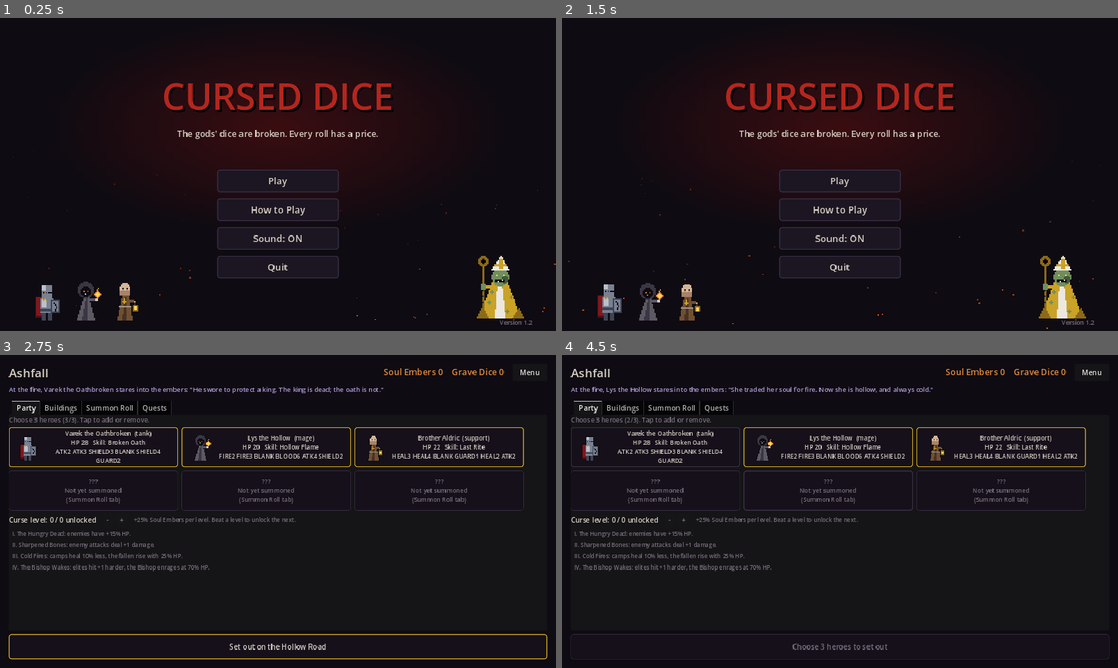
Above: before the commit, frames 1-4 (two rows, left to right).
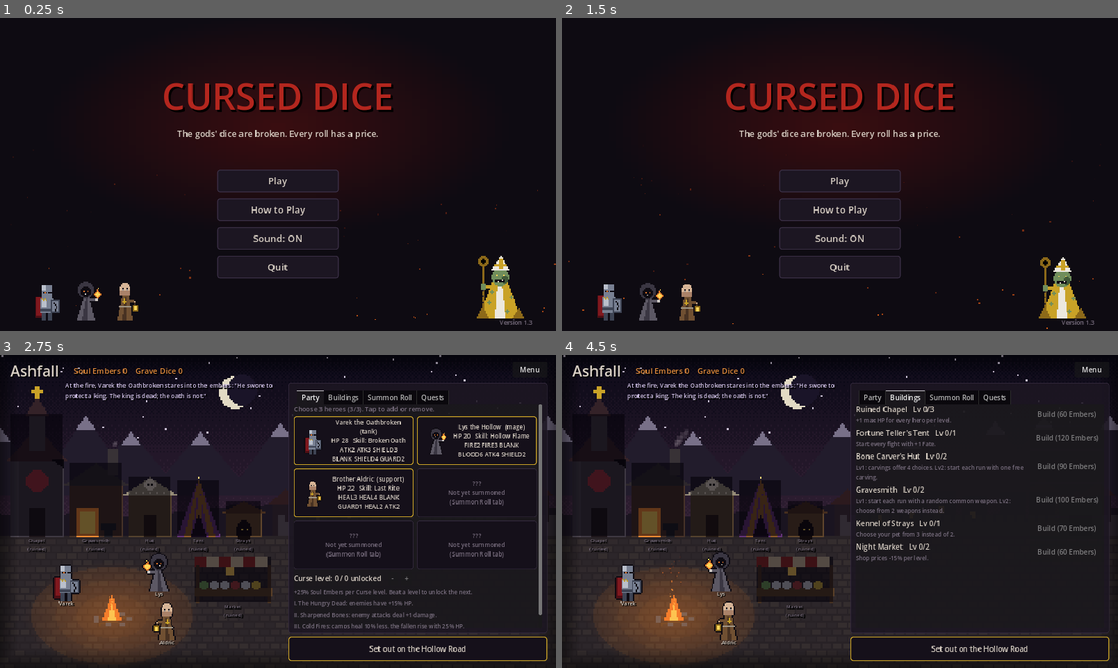
Above: after the commit, the same moments.

Repository: Mellowjelly/The-Curse-dice
Game: Godot game, scene res://scenes/title.tscn
Two runs of this game, one before a commit and one after it. Both use one fixed random seed, a clock stepped at 60 frames per second and the inputs below.
Inputs (mouse positions are in pixels of both pictures, inside the frame that each line leads up to):
- Up to frame 1 (0.25 s): no input
- Up to frame 2 (1.5 s): click "Play" at 0.5 s; click "Menu" at 1.25 s
- Up to frame 3 (2.75 s): click "Play" at 2 s
- Up to frame 4 (4.5 s): click (600, 473) at 2.77 s; click (656, 445) at 3.5 s, where only the run before the commit has a clickable "Varek the Oathbroken (tank) H…"; click (762, 508) at 4.27 s

The runs differ from the first frame. In frame 1, less than 0.1% of the frame differs, in the area x 95-96%, y 97-98%; in frame 2, 0.2%; in frame 3, 26%, in the area x 0-100%, y 0-99%; in frame 4, 24%.

Commit message:
v1.3: illustrated town of Ashfall with buildings that light up when built, campfire party and wandering heroes
Co-Authored-By: Claude Opus 5.5 <noreply@anthropic.com>
Claude-Session: https://claude.ai/code/session_0169VuctPZAUADTBsUJ2z3YB

Diff:
--- a/project.godot
+++ b/project.godot
@@ -6,7 +6,7 @@
 [application]
 
 config/name="Cursed Dice"
-config/version="1.2.0"
+config/version="1.3.0"
 config/description="Dark fantasy dice adventure (prototype)"
 run/main_scene="res://scenes/title.tscn"
 config/features=PackedStringArray("4.3", "GL Compatibility")
--- a/scripts/ui/title_screen.gd
+++ b/scripts/ui/title_screen.gd
@@ -95,7 +95,7 @@
 	if OS.get_name() != "Web":
 		box.add_child(_menu_button("Quit", func(): get_tree().quit()))
 
-	var version := _label("Version 1.2", 14, COL_DIM)
+	var version := _label("Version 1.3", 14, COL_DIM)
 	version.position = Vector2(1150, 690)
 	add_child(version)
 
--- a/scripts/ui/town_screen.gd
+++ b/scripts/ui/town_screen.gd
@@ -37,37 +37,67 @@
 	_refresh()
 
 
+## Building hotspots on the town art (art pixels; the art is drawn x4). Must match tools/make_backgrounds.py.
+const TOWN_BUILDINGS := {
+	"chapel": Rect2(6, 34, 30, 70), "smithy": Rect2(40, 62, 30, 42), "carver": Rect2(74, 70, 24, 34),
+	"fortune": Rect2(102, 72, 24, 32), "kennel": Rect2(130, 84, 20, 20), "market": Rect2(112, 116, 44, 26),
+}
+const ART_SCALE := 4.0
+const FIRE := Vector2(256, 600)
+# Where heroes stand: the party around the fire, everyone else wandering the square.
+const PARTY_SPOTS := [Vector2(104, 470), Vector2(318, 448), Vector2(336, 560)]
+const IDLE_SPOTS := [Vector2(444, 584), Vector2(544, 584), Vector2(10, 590)]
+
+var _scene_layer: Control
+var _building_marks := {}
+
+
 func _build() -> void:
 	var bg := ColorRect.new()
 	bg.color = UI.BG
 	add_child(UI.full_rect(bg))
-	var margin := MarginContainer.new()
-	for side in ["left", "right", "top", "bottom"]:
-		margin.add_theme_constant_override("margin_" + side, 20)
-	add_child(UI.full_rect(margin))
+	var art := TextureRect.new()
+	art.texture = load("res://assets/backgrounds/town.png")
+	art.texture_filter = CanvasItem.TEXTURE_FILTER_NEAREST
+	art.stretch_mode = TextureRect.STRETCH_SCALE
+	art.mouse_filter = Control.MOUSE_FILTER_IGNORE
+	add_child(UI.full_rect(art))
+	_scene_layer = Control.new()
+	_scene_layer.mouse_filter = Control.MOUSE_FILTER_IGNORE
+	add_child(UI.full_rect(_scene_layer))
+	_build_scene_fx()
+
+	# Header
+	var title := UI.label("Ashfall", 34, UI.TEXT)
+	title.position = Vector2(24, 12)
+	_shadow(title)
+	add_child(title)
+	_embers = UI.label("", 18, Color("#e08a3c"))
+	_embers.position = Vector2(170, 24)
+	_shadow(_embers)
+	add_child(_embers)
+	_fire_line = UI.wrap_label("", 14, Color("#d8c8f0"), 480)
+	_fire_line.position = Vector2(150, 60)
+	_shadow(_fire_line)
+	add_child(_fire_line)
+	var menu := UI.button("Menu", func(): get_tree().change_scene_to_file(TITLE_SCENE))
+	menu.position = Vector2(1180, 16)
+	menu.custom_minimum_size = Vector2(80, 36)
+	add_child(menu)
+
+	# Right-hand panel: results, tabs and the road out of town.
+	var side := UI.panel(UI.BORDER, 1)
+	side.position = Vector2(664, 64)
+	side.size = Vector2(596, 576)
+	add_child(side)
 	var root := VBoxContainer.new()
-	root.add_theme_constant_override("separation", 8)
-	margin.add_child(root)
-
-	var top := HBoxContainer.new()
-	root.add_child(top)
-	var title := UI.label("Ashfall", 28)
-	title.size_flags_horizontal = Control.SIZE_EXPAND_FILL
-	top.add_child(title)
-	_embers = UI.label("", 20, Color("#e08a3c"))
-	top.add_child(_embers)
-	var menu := UI.button("Menu", func(): get_tree().change_scene_to_file(TITLE_SCENE))
-	menu.custom_minimum_size = Vector2(80, 0)
-	top.add_child(menu)
-
-	_fire_line = UI.wrap_label("", 15, Color("#b39ddb"), 1200)
-	root.add_child(_fire_line)
+	root.add_theme_constant_override("separation", 6)
+	side.add_child(root)
 	_result_box = VBoxContainer.new()
 	root.add_child(_result_box)
-
 	_tabs = TabContainer.new()
 	_tabs.size_flags_vertical = Control.SIZE_EXPAND_FILL
-	_tabs.add_theme_font_size_override("font_size", 17)
+	_tabs.add_theme_font_size_override("font_size", 16)
 	root.add_child(_tabs)
 	_party_box = _tab("Party")
 	_buildings = _tab("Buildings")
@@ -75,8 +105,144 @@
 	_quests = _tab("Quests")
 
 	_go = UI.choice_button("", _set_out, UI.GOLD)
-	_go.custom_minimum_size = Vector2(0, 58)
-	root.add_child(_go)
+	_go.position = Vector2(664, 648)
+	_go.size = Vector2(596, 56)
+	add_child(_go)
+
+
+func _shadow(l: Label) -> void:
+	l.add_theme_color_override("font_shadow_color", Color.BLACK)
+	l.add_theme_constant_override("shadow_offset_x", 2)
+	l.add_theme_constant_override("shadow_offset_y", 2)
+
+
+## Fire sparks, chimney smoke and a flickering glow.
+func _build_scene_fx() -> void:
+	var sparks := CPUParticles2D.new()
+	sparks.position = FIRE + Vector2(0, -20)
+	sparks.amount = 24
+	sparks.lifetime = 2.2
+	sparks.direction = Vector2(0, -1)
+	sparks.spread = 25.0
+	sparks.gravity = Vector2(0, -20)
+	sparks.initial_velocity_min = 20.0
+	sparks.initial_velocity_max = 55.0
+	sparks.scale_amount_min = 2.0
+	sparks.scale_amount_max = 4.0
+	var g := Gradient.new()
+	g.set_color(0, Color(1.0, 0.75, 0.3, 1.0))
+	g.set_color(1, Color(0.9, 0.2, 0.05, 0.0))
+	sparks.color_ramp = g
+	_scene_layer.add_child(sparks)
+	var smoke := CPUParticles2D.new()
+	smoke.position = Vector2(262, 210)
+	smoke.amount = 14
+	smoke.lifetime = 5.0
+	smoke.direction = Vector2(0.4, -1)
+	smoke.spread = 10.0
+	smoke.gravity = Vector2(6, -4)
+	smoke.initial_velocity_min = 8.0
+	smoke.initial_velocity_max = 16.0
+	smoke.scale_amount_min = 8.0
+	smoke.scale_amount_max = 18.0
+	var sg := Gradient.new()
+	sg.set_color(0, Color(0.5, 0.45, 0.5, 0.35))
+	sg.set_color(1, Color(0.5, 0.45, 0.5, 0.0))
+	smoke.color_ramp = sg
+	_scene_layer.add_child(smoke)
+	# Firelight that breathes.
+	var glow_tex := GradientTexture2D.new()
+	var gg := Gradient.new()
+	gg.set_color(0, Color(1.0, 0.55, 0.2, 0.28))
+	gg.set_color(1, Color(1.0, 0.55, 0.2, 0.0))
+	glow_tex.gradient = gg
+	glow_tex.fill = GradientTexture2D.FILL_RADIAL
+	glow_tex.fill_from = Vector2(0.5, 0.5)
+	glow_tex.fill_to = Vector2(0.5, 0.0)
+	var glow := TextureRect.new()
+	glow.texture = glow_tex
+	glow.stretch_mode = TextureRect.STRETCH_SCALE
+	glow.size = Vector2(420, 260)
+	glow.position = FIRE - glow.size / 2
+	glow.mouse_filter = Control.MOUSE_FILTER_IGNORE
+	_scene_layer.add_child(glow)
+	var tw := glow.create_tween().set_loops()
+	tw.tween_property(glow, "modulate:a", 0.6, 0.35)
+	tw.tween_property(glow, "modulate:a", 1.0, 0.25)
+	tw.tween_property(glow, "modulate:a", 0.8, 0.3)
+
+
+## Buildings you can tap (dark and ruined until built), plus every owned hero in the square.
+func _refresh_scene() -> void:
+	for c in _scene_layer.get_children():
+		if c.has_meta("dynamic"):
+			c.queue_free()
+	for b in profile.town["buildings"]:
+		var id: String = b["id"]
+		if not TOWN_BUILDINGS.has(id):
+			continue
+		var r: Rect2 = TOWN_BUILDINGS[id]
+		var rect := Rect2(r.position * ART_SCALE, r.size * ART_SCALE)
+		var lv := profile.level(id)
+		var spot := Button.new()
+		spot.set_meta("dynamic", true)
+		spot.flat = true
+		spot.position = rect.position
+		spot.size = rect.size
+		spot.tooltip_text = "%s (Lv %d/%d)\n%s" % [b["name"], lv, b["costs"].size(), b["desc"]]
+		var hover := StyleBoxFlat.new()
+		hover.bg_color = Color(1, 0.8, 0.4, 0.12)
+		hover.border_color = UI.GOLD
+		hover.set_border_width_all(2)
+		spot.add_theme_stylebox_override("hover", hover)
+		spot.add_theme_stylebox_override("pressed", hover)
+		spot.add_theme_stylebox_override("normal", StyleBoxEmpty.new())
+		spot.add_theme_stylebox_override("focus", StyleBoxEmpty.new())
+		spot.pressed.connect(func(): _tabs.current_tab = 1; Sfx.play(self, "click"))
+		if lv == 0:
+			# Not built yet: the building stands dark and ruined.
+			var dark := ColorRect.new()
+			dark.color = Color(0.02, 0.01, 0.04, 0.62)
+			dark.size = rect.size
+			dark.mouse_filter = Control.MOUSE_FILTER_IGNORE
+			spot.add_child(dark)
+		_scene_layer.add_child(spot)
+		var sign := UI.label(("%s\nLv %d" % [b["name"].split(" ")[-1], lv]) if lv > 0 else "%s\n(ruined)" % b["name"].split(" ")[-1], 11,
+			UI.GOLD if lv > 0 else UI.DIM)
+		sign.set_meta("dynamic", true)
+		sign.horizontal_alignment = HORIZONTAL_ALIGNMENT_CENTER
+		sign.position = Vector2(rect.position.x - 10, rect.end.y + 2)
+		sign.size = Vector2(rect.size.x + 20, 28)
+		sign.mouse_filter = Control.MOUSE_FILTER_IGNORE
+		_shadow(sign)
+		_scene_layer.add_child(sign)
+	# Heroes: the chosen party warms itself at the fire; the rest wander the square.
+	var US = load("res://scripts/ui/unit_sprite.gd")
+	var idle_i := 0
+	for id in profile.owned_heroes:
+		var spot_pos: Vector2
+		var face_left := false
+		var pi := profile.party.find(id)
+		if pi >= 0 and pi < PARTY_SPOTS.size():
+			spot_pos = PARTY_SPOTS[pi]
+			face_left = spot_pos.x > FIRE.x
+		elif idle_i < IDLE_SPOTS.size():
+			spot_pos = IDLE_SPOTS[idle_i]
+			idle_i += 1
+			face_left = true
+		else:
+			continue
+		var sp: Control = US.create(id, 96, face_left)
+		sp.set_meta("dynamic", true)
+		sp.position = spot_pos
+		_scene_layer.add_child(sp)
+		var nm := UI.label(String(id).capitalize(), 12, UI.TEXT if pi >= 0 else UI.DIM)
+		nm.set_meta("dynamic", true)
+		nm.position = spot_pos + Vector2(0, 92)
+		nm.size = Vector2(96, 16)
+		nm.horizontal_alignment = HORIZONTAL_ALIGNMENT_CENTER
+		_shadow(nm)
+		_scene_layer.add_child(nm)
 
 
 func _tab(title: String) -> VBoxContainer:
@@ -111,7 +277,8 @@
 
 
 func _refresh() -> void:
-	_embers.text = "Soul Embers %d    Grave Dice %d   " % [profile.embers, profile.grave_dice]
+	_embers.text = "Soul Embers %d    Grave Dice %d" % [profile.embers, profile.grave_dice]
+	_refresh_scene()
 	var speaker := _hero_def(profile.party[0] if not profile.party.is_empty() else "varek")
 	_fire_line.text = "At the fire, %s stares into the embers: \"%s\"" % [speaker.get("name", "?"), speaker.get("lore", "")]
 	_clear(_result_box)
@@ -119,7 +286,7 @@
 		var t := "Your last journey earned %d Soul Embers and %d Grave Dice." % [int(last_result["embers"]), int(last_result.get("dice", 0))]
 		for q in last_result["quests"]:
 			t += "   Quest complete: %s (+%d)" % [q["name"], int(q["reward"])]
-		_result_box.add_child(UI.wrap_label(t, 15, UI.GOLD, 1200))
+		_result_box.add_child(UI.wrap_label(t, 14, UI.GOLD, 560))
 	var saved := Profile.has_saved_run()
 	_go.text = "Continue your journey" if saved else ("Set out on the Hollow Road" if profile.party.size() == 3 else "Choose 3 heroes to set out")
 	_go.disabled = not saved and profile.party.size() != 3
@@ -133,7 +300,7 @@
 	_clear(_party_box)
 	_party_box.add_child(UI.label("Choose 3 heroes (%d/3). Tap to add or remove." % profile.party.size(), 15, UI.DIM))
 	var grid := GridContainer.new()
-	grid.columns = 3
+	grid.columns = 2
 	grid.add_theme_constant_override("h_separation", 8)
 	grid.add_theme_constant_override("v_separation", 8)
 	_party_box.add_child(grid)
@@ -144,7 +311,7 @@
 		var text := "%s  (%s)\nHP %d   Skill: %s\n%s" % [h["name"], h["role"], int(h["hp"]), h["skill"]["name"],
 			" ".join(h["faces"].map(UI.face_short))] if owned else "???\nNot yet summoned\n(Summon Roll tab)"
 		var b := UI.choice_button(text, func(): _toggle_party(id), UI.GOLD if chosen else UI.BORDER, owned)
-		b.custom_minimum_size = Vector2(390, 92)
+		b.custom_minimum_size = Vector2(276, 112)
 		if owned:
 			b.icon = load("res://scripts/ui/unit_sprite.gd").portrait(id)
 			b.expand_icon = true
@@ -163,11 +330,11 @@
 	var plus := UI.button(" + ", func(): profile.set_curse(profile.curse + 1); _refresh())
 	plus.disabled = profile.curse >= profile.max_curse()
 	row.add_child(plus)
-	row.add_child(UI.label("  +25% Soul Embers per level. Beat a level to unlock the next.", 13, UI.DIM))
+	_party_box.add_child(UI.wrap_label("+25% Soul Embers per Curse level. Beat a level to unlock the next.", 13, UI.DIM, 540))
 	var Run = load("res://scripts/core/run.gd")
 	for i in Run.CURSE_RULES.size():
 		var active: bool = i < profile.curse
-		_party_box.add_child(UI.label(("  [active] " if active else "  ") + Run.CURSE_RULES[i], 13, UI.BLOOD if active else UI.DIM))
+		_party_box.add_child(UI.wrap_label(("[active] " if active else "") + Run.CURSE_RULES[i], 13, UI.BLOOD if active else UI.DIM, 540))
 
 
 func _toggle_party(id: String) -> void:
@@ -191,11 +358,11 @@
 		var info := VBoxContainer.new()
 		info.size_flags_horizontal = Control.SIZE_EXPAND_FILL
 		info.add_child(UI.label("%s   Lv %d/%d" % [b["name"], lv, b["costs"].size()], 17, UI.GOLD if lv > 0 else UI.TEXT))
-		info.add_child(UI.wrap_label(b["desc"], 13, UI.DIM, 300))
+		info.add_child(UI.wrap_label(b["desc"], 13, UI.DIM, 340))
 		row.add_child(info)
 		var btn := UI.button("MAX" if cost < 0 else "Build (%d Embers)" % cost, func(): profile.upgrade(id); Sfx.play(self, "fate"); _refresh())
 		btn.disabled = not profile.can_upgrade(id)
-		btn.custom_minimum_size = Vector2(180, 44)
+		btn.custom_minimum_size = Vector2(170, 44)
 		row.add_child(btn)
 		_buildings.add_child(row)
 
@@ -203,19 +370,19 @@
 func _refresh_summon() -> void:
 	_clear(_summon_box)
 	var s: Dictionary = profile.summon
-	_summon_box.add_child(UI.wrap_label("Roll the Bone Dice of the Crossroads. Paid only with Grave Dice, earned on the road: 1 per journey, +1 per elite, +2 per victory, +1 per quest. No other currency, ever.", 15, UI.TEXT, 1150))
+	_summon_box.add_child(UI.wrap_label("Roll the Bone Dice of the Crossroads. Paid only with Grave Dice, earned on the road: 1 per journey, +1 per elite, +2 per victory, +1 per quest. No other currency, ever.", 14, UI.TEXT, 540))
 	var rates: Array[String] = []
 	for r in s["rates"]:
 		rates.append("%s %d%%" % [r["kind"].capitalize(), int(r["weight"])])
-	_summon_box.add_child(UI.label("Rates: %s.   Pity: a new hero is guaranteed within %d rolls (now %d/%d)." % [
-		", ".join(rates), int(s["pity"]), profile.summons_since_hero, int(s["pity"])], 15, UI.GOLD))
-	_summon_box.add_child(UI.label("Duplicates turn into Soul Embers. Summoned heroes are sidegrades: the starting three can win the game.", 13, UI.DIM))
+	_summon_box.add_child(UI.wrap_label("Rates: %s.   Pity: a new hero is guaranteed within %d rolls (now %d/%d)." % [
+		", ".join(rates), int(s["pity"]), profile.summons_since_hero, int(s["pity"])], 14, UI.GOLD, 540))
+	_summon_box.add_child(UI.wrap_label("Duplicates turn into Soul Embers. Summoned heroes are sidegrades: the starting three can win the game.", 13, UI.DIM, 540))
 	_summon_box.add_child(UI.label("Still sealed: %d heroes, %d relic weapons." % [profile.locked_heroes().size(), profile.locked_relics().size()], 14, UI.DIM))
 	var b := UI.choice_button("Summon Roll  (%d Grave Dice)" % int(s["cost"]), _do_summon, UI.GOLD, profile.can_summon())
 	b.custom_minimum_size = Vector2(0, 56)
 	_summon_box.add_child(b)
 	if _summon_text != "":
-		_summon_box.add_child(UI.wrap_label(_summon_text, 18, Color("#b39ddb"), 1150))
+		_summon_box.add_child(UI.wrap_label(_summon_text, 16, Color("#b39ddb"), 540))
 
 
 func _do_summon() -> void:
@@ -233,4 +400,4 @@
 		var done: bool = q["id"] in profile.quests_done
 		var line := "%s %s  (%d/%d)  +%d Embers" % ["[done]" if done else "-", q["name"], profile.quest_progress(q), int(q["goal"]), int(q["reward"])]
 		_quests.add_child(UI.label(line, 15, UI.GREEN if done else UI.TEXT))
-		_quests.add_child(UI.label("     " + q["desc"], 12, UI.DIM))
+		_quests.add_child(UI.wrap_label("     " + q["desc"], 12, UI.DIM, 540))
Binary file added: assets/backgrounds/town.png
Not shown, added: assets/backgrounds/town.png.import
Binary file added: docs/screenshot_town.png
Not shown, changed: docs/GDD.md
